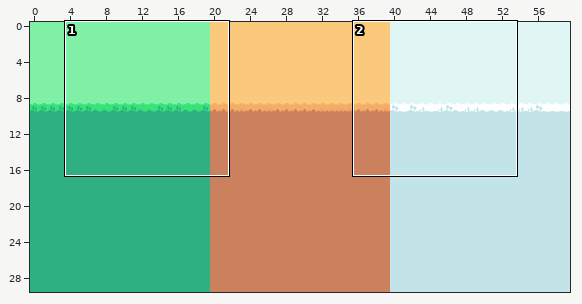
An edit to a level. Tiled map (JSON), assets/start-end-background.tmj. Above: a wide view before the commit, with the close-up outlined.
Close-up. Before:
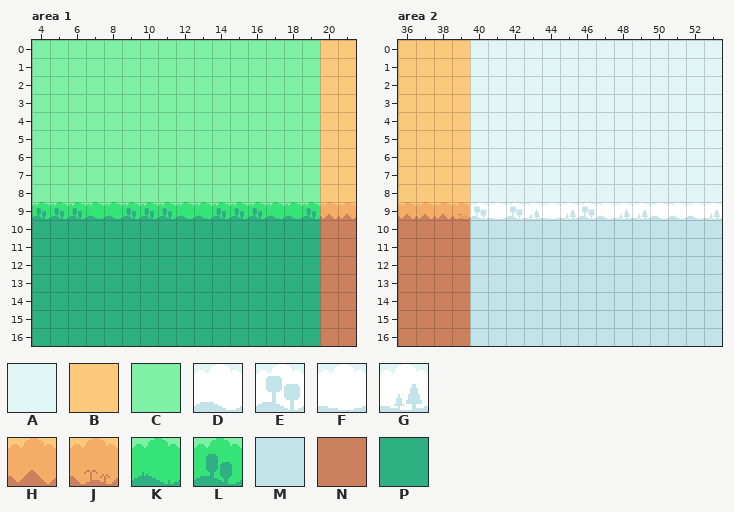
Cells are 24x24 px. Shown: area 1 x 4..21, y 0..16; area 2 x 36..53, y 0..16. The commit also changed other parts of the map, which this record leaves out.
Key: from "background_tilemap_packed": A 0, B 4, C 6, D 8, E 9, F 10, G 11, H 12, J 13, K 14, L 15, M 16, N 20, P 22.
_ is an empty cell.
Layer "Background" before, area 1, first column x 4:
 0 CCCCCCCCCCCCCCCCBB
 1 CCCCCCCCCCCCCCCCBB
 2 CCCCCCCCCCCCCCCCBB
 3 CCCCCCCCCCCCCCCCBB
 4 CCCCCCCCCCCCCCCCBB
 5 CCCCCCCCCCCCCCCCBB
 6 CCCCCCCCCCCCCCCCBB
 7 CCCCCCCCCCCCCCCCBB
 8 CCCCCCCCCCCCCCCCBB
 9 LLLKKLLLKKLLLKKLHH
10 PPPPPPPPPPPPPPPPNN
11 PPPPPPPPPPPPPPPPNN
12 PPPPPPPPPPPPPPPPNN
13 PPPPPPPPPPPPPPPPNN
14 PPPPPPPPPPPPPPPPNN
15 PPPPPPPPPPPPPPPPNN
16 PPPPPPPPPPPPPPPPNN
Layer "Background" before, area 2, first column x 36:
 0 BBBBAAAAAAAAAAAAAA
 1 BBBBAAAAAAAAAAAAAA
 2 BBBBAAAAAAAAAAAAAA
 3 BBBBAAAAAAAAAAAAAA
 4 BBBBAAAAAAAAAAAAAA
 5 BBBBAAAAAAAAAAAAAA
 6 BBBBAAAAAAAAAAAAAA
 7 BBBBAAAAAAAAAAAAAA
 8 BBBBAAAAAAAAAAAAAA
 9 HHHJEFEGFGEDGGDDDG
10 NNNNMMMMMMMMMMMMMM
11 NNNNMMMMMMMMMMMMMM
12 NNNNMMMMMMMMMMMMMM
13 NNNNMMMMMMMMMMMMMM
14 NNNNMMMMMMMMMMMMMM
15 NNNNMMMMMMMMMMMMMM
16 NNNNMMMMMMMMMMMMMM
Once edited:
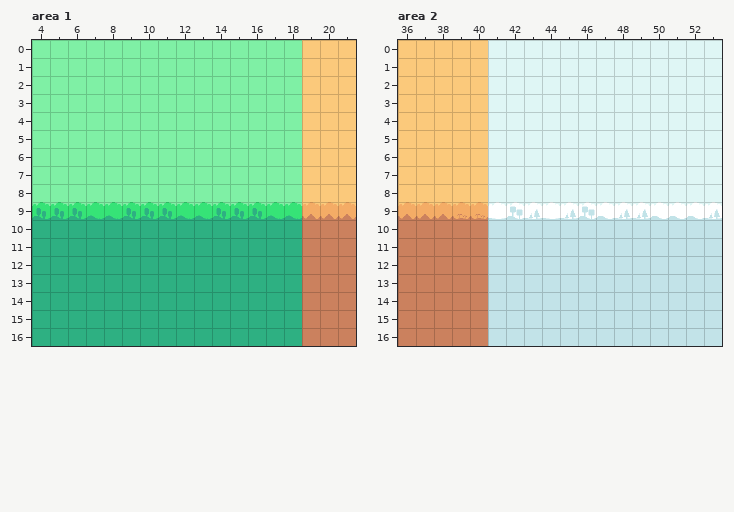
Difference:
Changed rows in their new state; . is an unchanged cell.
Layer "Background", area 1:
first column x 19:
 0 B
 1 B
 2 B
 3 B
 4 B
 5 B
 6 B
 7 B
 8 B
 9 H
10 N
11 N
12 N
13 N
14 N
15 N
16 N
Layer "Background", area 2:
first column x 40:
 0 B
 1 B
 2 B
 3 B
 4 B
 5 B
 6 B
 7 B
 8 B
 9 J
10 N
11 N
12 N
13 N
14 N
15 N
16 N
Where, in picture pixels (left, top, right, bottom), the same in both close-ups:
changed: (302, 40, 320, 346)
changed: (470, 40, 488, 346)
